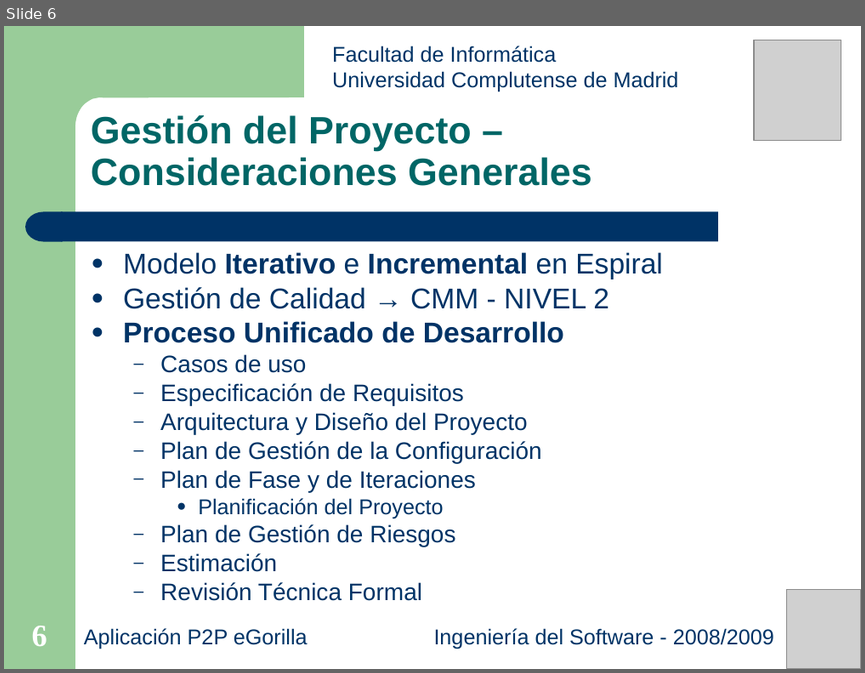
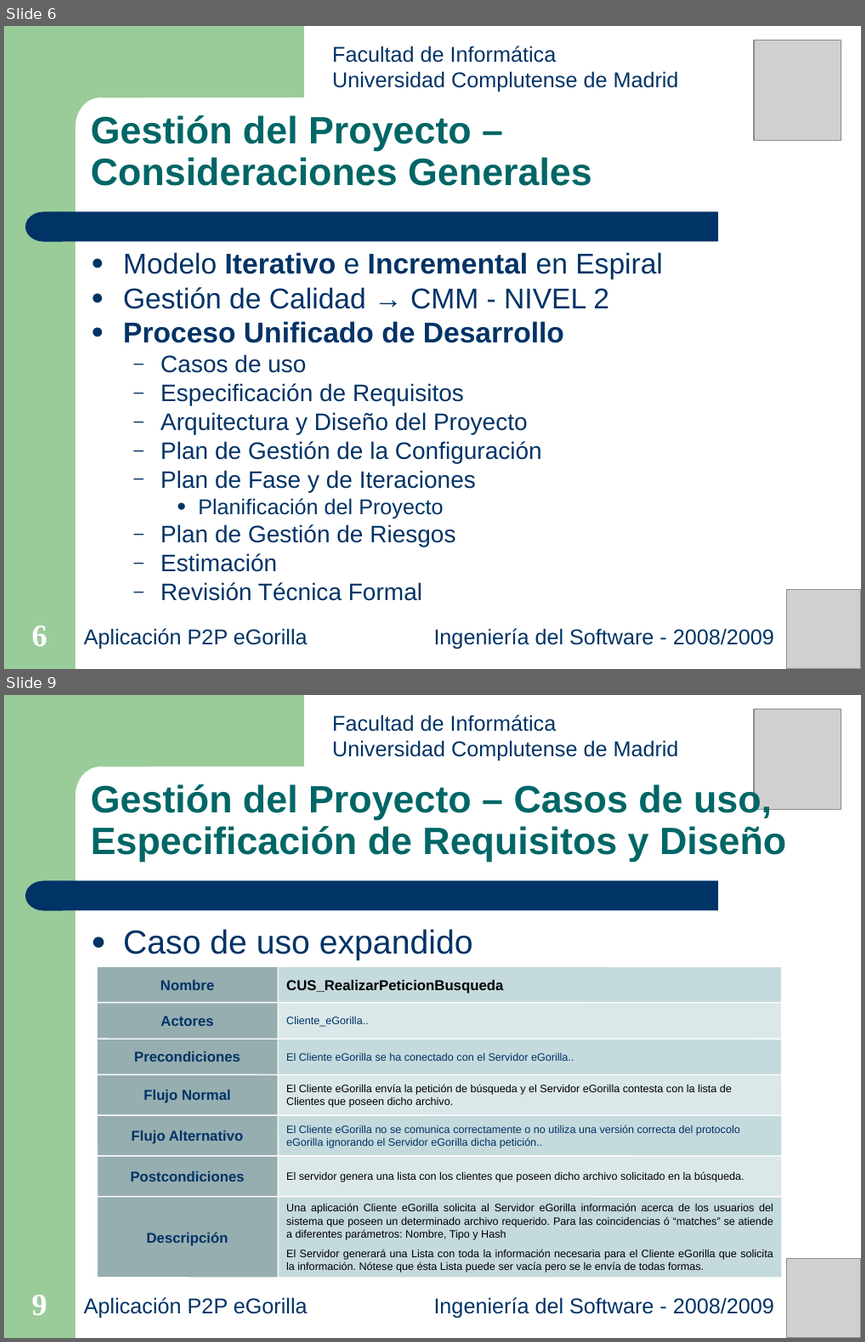
Before and after one commit to munsuri/egorilla, a slide deck: doc/presentaciones/Presentacion_27-05-2009.ppt. Shown one above the other, each under a label of ours: slide 6 before the commit, slides 6 and 9 after it; the slides between them are not shown. The pictures are 865x673 and 865x1342 pixels, drawn with LibreOffice and Linux fonts; fonts in the diff are those of the drawing; grey boxes stand for pictures. Boxes give left, top, right and bottom in pixels: in the first picture for what was removed or moved away, otherwise in the second. Text is boxed around its words. In the diff, an @@ line names an element or a change of style, - is before the commit and + after.

```diff
--- a/doc/presentaciones/Presentacion_27-05-2009.ppt
+++ b/doc/presentaciones/Presentacion_27-05-2009.ppt
@@ slide 9 added at <box>4,695,861,1338</box>, background #FFFFFF; not listed: 4 template elements that a slide beside it also shows @@
@@ text added at <box>332,715,679,761</box>, 18 pt, text #003366 @@
+Facultad de Informática
+Universidad Complutense de Madrid
@@ picture added at <box>754,709,841,810</box> @@
@@ text added at <box>91,783,786,862</box>, 32 pt, text #006666, bold @@
+Gestión del Proyecto – Casos de uso, Especificación de Requisitos y Diseño
@@ text added at <box>123,929,473,960</box>, 28 pt, text #003366 @@
+● Caso de uso expandido
@@ group added at <box>97,967,782,1277</box>: 11 lines, 9 rectangles, 5 texts @@
+Nombre
+CUS_RealizarPeticionBusqueda
+Actores
+Cliente_eGorilla..
+Precondiciones
+El Cliente eGorilla se ha conectado con el Servidor eGorilla..
+Flujo Normal
+El Cliente eGorilla envía la petición de búsqueda y el Servidor eGorilla contesta con la lista de Clientes que poseen dicho archivo.
+Flujo Alternativo
+El Cliente eGorilla no se comunica correctamente o no utiliza una versión correcta del protocolo eGorilla ignorando el Servidor eGorilla dicha petición..
+Postcondiciones
+El servidor genera una lista con los clientes que poseen dicho archivo solicitado en la búsqueda.
+Descripción
+Una aplicación Cliente eGorilla solicita al Servidor eGorilla información acerca de los usuarios del sistema que poseen un determinado archivo requerido. Para las coincidencias ó “matches” se atiende a diferentes parámetros: Nombre, Tipo y Hash
+El Servidor generará una Lista con toda la información necesaria para el Cliente eGorilla que solicita la información. Nótese que ésta Lista puede ser vacía pero se le envía de todas formas.
@@ picture added at <box>786,1259,861,1338</box> @@
@@ page number added at <box>32,1294,47,1315</box>, 26 pt, text #FFFFFF, bold @@
+9
@@ text added at <box>84,1297,307,1318</box>, 18 pt, text #003366 @@
+Aplicación P2P eGorilla
@@ text added at <box>434,1297,774,1318</box>, 18 pt, text #003366 @@
+Ingeniería del Software - 2008/2009
```
Also in this commit, not shown: 1 slide changed, 3 other slides added.
